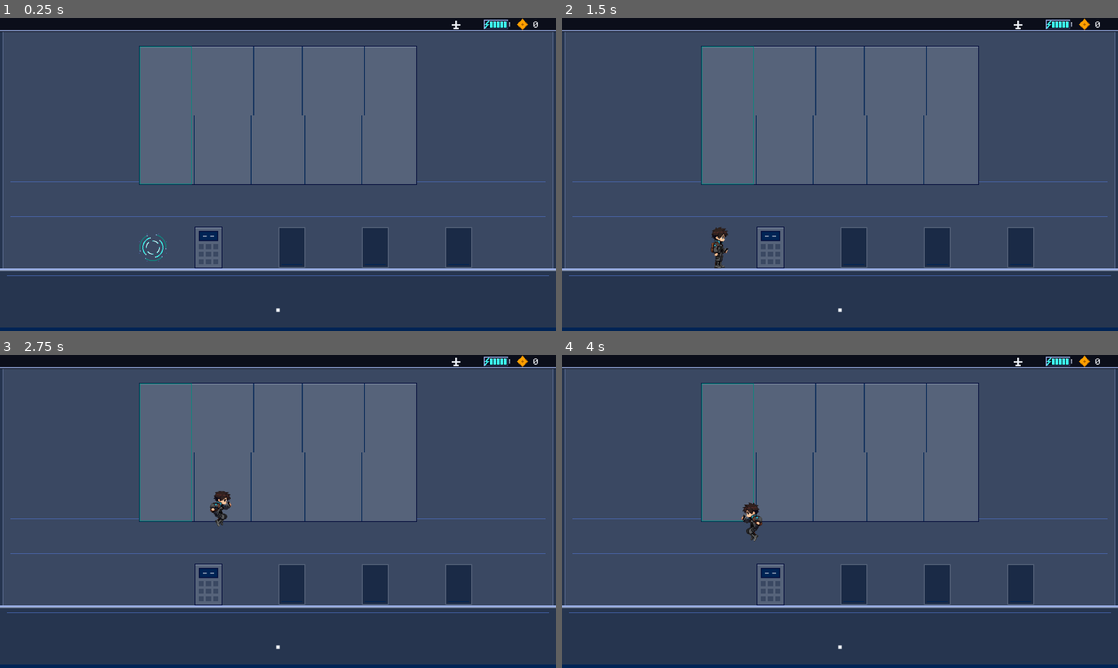
Above: before the commit, frames 1-4 (two rows, left to right).
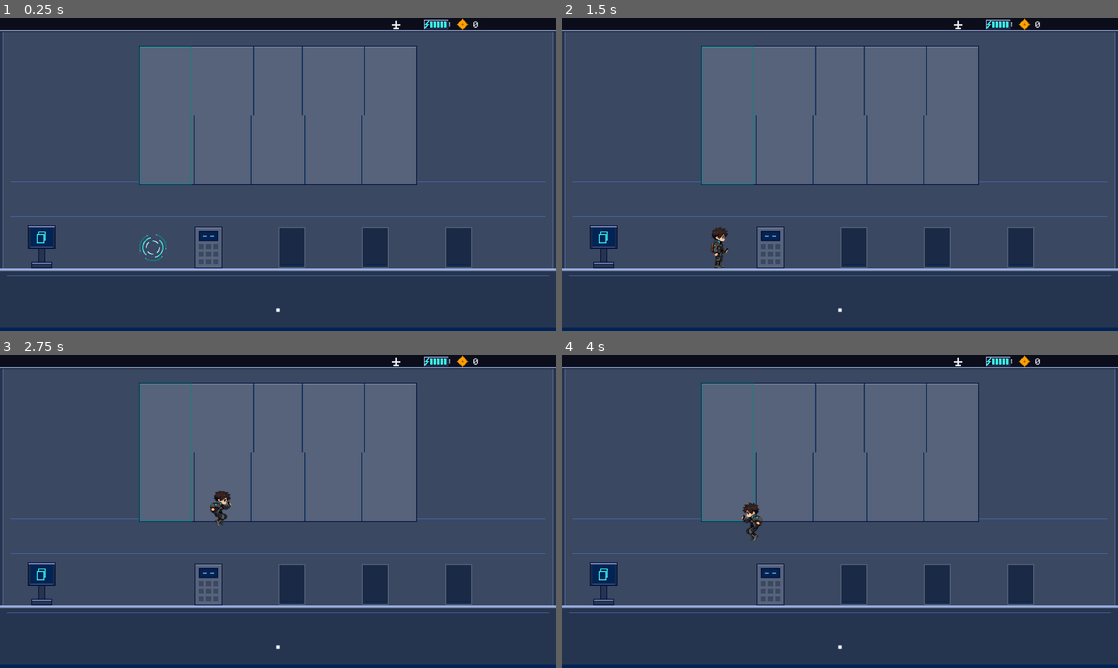
Above: after the commit, the same moments.

Repository: TKW04/Protocolo-Desconexion-
Game: Godot game, scene res://scenes/hub/hub.tscn
Two runs of this game, one before a commit and one after it. Both use one fixed random seed, a clock stepped at 60 frames per second and the inputs below. This scene is started directly instead of the project's main scene.
Inputs (mouse positions are in pixels of both pictures, inside the frame that each line leads up to):
- Up to frame 1 (0.25 s): no input
- Up to frame 2 (1.5 s): tap Enter (ui_accept) at 0.5 s; move the mouse to (962, 158) at 0.52 s; hold D (move_right) 0.53-1.25 s; tap F (laser) at 0.6 s; click (962, 158) at 0.67 s; tap Space (jump) at 0.77, 1.07 s; tap G (pulse) at 0.8 s; drag from (728, 190) to (812, 237) at 1.27 s
- Up to frame 3 (2.75 s): tap Enter (ui_accept) at 2 s; move the mouse to (333, 442) at 2.02 s; hold D (move_right) from 2.03 s (still down); tap Shift (run) at 2.1 s; tap Space (jump) at 2.3 s
- Up to frame 4 (4 s): release D (move_right) at 2.75 s; drag from (812, 574) to (673, 464) at 2.77 s; move the mouse to (1006, 558) at 3.52 s; hold A (move_left) from 3.53 s (still down); tap F (laser) at 3.6 s; tap Space (jump) at 3.77 s; tap G (pulse) at 3.8 s

The runs differ from the first frame. In frame 1, 0.8% of the frame differs, in the area x 5-97%, y 0-80%; in frame 2, 0.8%; in frame 3, 0.8%; in frame 4, 0.8%.

Commit message:
Hub real: estacion copia local para guardar
CopyLocalStation (celdas 1, 7-8, junto a P) con su panel: resumen de
progreso (ultimo nivel, puntos, vuelta, ultima copia y «Sin guardar» en
ambar / «Todo guardado»), Guardar con confirmacion que llama a
GameState.save_game() («Copia guardada» y destello cian) o «Todo esta
guardado» sin cambios, y Volver. El hub entra en el grupo de estaciones
de guardado del aviso al salir. El indicador del HUD guarda su sitio al
apagarse. Capturas con tools/render_hub.gd.

Co-Authored-By: Claude Sonnet 5.5 <noreply@anthropic.com>

Diff:
--- a/data/hub.json
+++ b/data/hub.json
@@ -31,7 +31,9 @@
 		"page_dot_row": 10,
 		"refill_on_enter": true,
 		"abilities_available": {"pulse": true, "debug": false},
-		"stations": [],
+		"stations": [
+			{"id": "copia_local", "node": "CopiaLocal", "scene": "res://scenes/hub/copy_local_station.tscn", "cell": [1, 7]}
+		],
 		"dormant": [
 			{"id": "calc", "node": "Calc", "kind": "calc_dormant", "col": 7, "size_px": [64, 96]},
 			{"id": "notas", "node": "SlotNotas", "kind": "slot", "col": 10, "size_px": [64, 96]},
@@ -50,6 +52,41 @@
 		"font": "res://assets/sprites/ui/text_font.fnt",
 		"font_size": 12,
 		"font_key_color": "#f2f4f8"
+	},
+	"copy_local": {
+		"_notes": "Estacion copia local (CopyLocalStation + CopyLocalPanel; propuesta §4.2 y §4.3). Resumen: ultimo nivel (GameState.current_level o el ultimo completado, con el name de level_data_pattern), puntos de atencion (ambar), vuelta (lap_names), ultima copia (GameState.saved_at en hora local) y estado (status_unsaved en ambar / status_saved). Guardar: sin cambios dice message_nothing_to_save; con cambios pide confirmacion (confirm_title, option_yes / option_no) y llama a GameState.save_game(); message_saved y destello cian del monitor (save_flash_s). Salto: desde la confirmacion vuelve al resumen; desde el resumen cierra. Solo glifos de la fuente de textos.",
+		"level_data_pattern": "res://data/levels/%s.json",
+		"save_flash_s": 0.3,
+		"texts": {
+			"title": "Copia local",
+			"confirm_title": "¿Guardar copia local?",
+			"last_level": "Último nivel: %s",
+			"level_with_id": "%s (%s)",
+			"no_level": "ninguno",
+			"points": "Puntos de atención: %d",
+			"lap": "Vuelta %d (%s)",
+			"lap_names": {"1": "Easy", "2": "Normal", "3": "Hard"},
+			"saved_at": "Última copia: %s",
+			"never_saved": "nunca",
+			"status_unsaved": "Sin guardar",
+			"status_saved": "Todo guardado",
+			"option_save": "Guardar",
+			"option_back": "Volver",
+			"option_yes": "Sí, guardar",
+			"option_no": "No",
+			"message_saved": "Copia guardada",
+			"message_nothing_to_save": "Todo está guardado",
+			"message_save_failed": "No se pudo guardar",
+			"help": "Arriba/abajo: elegir. Pulso: aceptar. Salto: volver"
+		},
+		"colors": {
+			"summary": "texto_tenue",
+			"points": "ambar",
+			"unsaved": "ambar",
+			"saved": "texto_tenue",
+			"message": "texto_claro",
+			"message_saved": "acento_cian"
+		}
 	},
 	"station": {
 		"_notes": "HubStation (patron de ExitTerminal, data/world1_objects.json exit_terminal). Medidas para una estacion de  …(695 unchanged characters)…
--- /dev/null
+++ b/scenes/hub/copy_local_station.tscn
@@ -0,0 +1,12 @@
+[gd_scene load_steps=2 format=3]
+
+[ext_resource type="Script" path="res://scripts/hub/copy_local_station.gd" id="1_station"]
+
+[node name="CopyLocalStation" type="Area2D" groups=["hub_station"]]
+collision_layer = 0
+collision_mask = 2
+monitorable = false
+script = ExtResource("1_station")
+station_id = &"copia_local"
+visual_kind = &"terminal"
+visual_icon = &"copy"
--- /dev/null
+++ b/scripts/hub/copy_local_panel.gd
@@ -0,0 +1,172 @@
+## Panel de la estacion «copia local» (docs/propuesta-hub-y-guardado.md §4.2;
+## paso 6 de §6.2). Textos y colores en la seccion copy_local de data/hub.json.
+## - Resumen de progreso: ultimo nivel, puntos de atencion, vuelta, ultima copia
+##   y el estado «Sin guardar» (ambar) / «Todo guardado».
+## - Opciones Guardar y Volver. Guardar sin cambios pendientes dice «Todo esta
+##   guardado» (no escribe); con cambios pide confirmacion («¿Guardar copia
+##   local?», Si / No) y al confirmar llama a GameState.save_game(): «Copia
+##   guardada» y destello cian en el monitor (senal saved).
+## - Salto: desde la confirmacion vuelve al resumen; desde el resumen cierra.
+class_name CopyLocalPanel
+extends HubPanel
+
+enum Mode { SUMMARY, CONFIRM }
+
+const OPTION_SAVE: StringName = &"save"
+const OPTION_BACK: StringName = &"back"
+const OPTION_YES: StringName = &"yes"
+const OPTION_NO: StringName = &"no"
+
+## Se intento guardar (ok = se escribio la copia).
+signal saved(ok: bool)
+
+var _copy: Dictionary = HubData.section("copy_local")
+var _mode: Mode = Mode.SUMMARY
+var _save_count: int = 0
+
+
+func _ready() -> void:
+	super._ready()
+	EventBus.unsaved_changes_changed.connect(_on_unsaved_changes_changed)
+
+
+func open() -> void:
+	_mode = Mode.SUMMARY
+	super.open()
+
+
+func get_mode() -> Mode:
+	return _mode
+
+
+func get_save_count() -> int:
+	return _save_count
+
+
+## Rellena el panel segun el modo y el estado de GameState.
+func refresh() -> void:
+	if _title == null:
+		return
+	var texts: Dictionary = _copy.get("texts", {})
+	var colors: Dictionary = _copy.get("colors", {})
+	var lines: Array = [
+		{"text": String(texts.get("last_level", "%s")) % last_level_text(), "color": colors.get("summary", "texto_tenue")},
+		{"text": String(texts.get("points", "%d")) % GameState.attention_points, "color": colors.get("points", "ambar")},
+		{"text": String(texts.get("lap", "%d %s")) % [GameState.lap, lap_name(GameState.lap)],
+			"color": colors.get("summary", "texto_tenue")},
+		{"text": String(texts.get("saved_at", "%s")) % saved_at_text(), "color": colors.get("summary", "texto_tenue")},
+		{"text": status_text(), "color": colors.get("unsaved" if GameState.has_unsaved_changes() else "saved", "texto_tenue")},
+	]
+	set_lines(lines)
+	if _mode == Mode.CONFIRM:
+		set_title(String(texts.get("confirm_title", "")))
+		set_options([{"id": OPTION_YES, "text": String(texts.get("option_yes", ""))},
+			{"id": OPTION_NO, "text": String(texts.get("option_no", ""))}])
+	else:
+		set_title(String(texts.get("title", "")))
+		set_options([{"id": OPTION_SAVE, "text": String(texts.get("option_save", ""))},
+			{"id": OPTION_BACK, "text": String(texts.get("option_back", ""))}])
+	set_help(String(texts.get("help", "")))
+	super.refresh()
+
+
+## Texto del estado: «Sin guardar» o «Todo guardado».
+func status_text() -> String:
+	var key: String = "status_unsaved" if GameState.has_unsaved_changes() else "status_saved"
+	return String(_copy.get("texts", {}).get(key, ""))
+
+
+## Ultimo nivel: el actual de GameState o, si no hay, el ultimo completado;
+## con su nombre de data/levels/<id>.json («Bandeja de entrada (1-1)»).
+func last_level_text() -> String:
+	var texts: Dictionary = _copy.get("texts", {})
+	var id: String = String(GameState.current_level)
+	if id.is_empty() and not GameState.completed_levels.is_empty():
+		id = String(GameState.completed_levels.keys().back())
+	if id.is_empty():
+		return String(texts.get("no_level", ""))
+	var name: String = level_name(id)
+	return id if name == id else String(texts.get("level_with_id", "%s (%s)")) % [name, id]
+
+
+## Nombre del nivel (campo name de su JSON) o el id.
+func level_name(level_id: String) -> String:
+	var path: String = String(_copy.get("level_data_pattern", "res://data/levels/%s.json")) % level_id
+	if not FileAccess.file_exists(path):
+		return level_id
+	var level: Variant = JSON.parse_string(FileAccess.get_file_as_string(path))
+	return String(level.get("name", level_id)) if level is Dictionary else level_id
+
+
+## Nombre de la vuelta (1 Easy, 2 Normal, 3 Hard).
+func lap_name(lap: int) -> String:
+	return String(_copy.get("texts", {}).get("lap_names", {}).get(str(lap), str(lap)))
+
+
+## Fecha de la ultima copia en hora local («2026-10-15 18:04») o «nunca».
+func saved_at_text() -> String:
+	if GameState.saved_at.is_empty():
+		return String(_copy.get("texts", {}).get("never_saved", ""))
+	var utc: String = GameState.saved_at.trim_suffix("Z")
+	var unix: int = Time.get_unix_time_from_datetime_string(utc)
+	var bias_min: int = int(Time.get_time_zone_from_system().get("bias", 0))
+	return Time.get_datetime_string_from_unix_time(unix + bias_min * 60, true).left(16)
+
+
+## Guarda ya (GameState.save_game) y muestra el resultado. Sin cambios no
+## escribe. Verdadero si todo quedo guardado.
+func save_now() -> bool:
+	var texts: Dictionary = _copy.get("texts", {})
+	var colors: Dictionary = _copy.get("colors", {})
+	_mode = Mode.SUMMARY
+	if not GameState.has_unsaved_changes():
+		refresh()
+		set_message(String(texts.get("message_nothing_to_save", "")), String(colors.get("message", "texto_claro")))
+		return true
+	var ok: bool = GameState.save_game()
+	if ok:
+		_save_count += 1
+	refresh()
+	set_message(String(texts.get("message_saved" if ok else "message_save_failed", "")),
+		String(colors.get("message_saved" if ok else "message", "texto_claro")))
+	saved.emit(ok)
+	return ok
+
+
+# --- HubPanel ---
+
+func _on_confirm(id: StringName) -> void:
+	match id:
+		OPTION_SAVE:
+			if not GameState.has_unsaved_changes():
+				save_now()
+				return
+			_mode = Mode.CONFIRM
+			_selected = 0
+			set_message("")
+			refresh()
+		OPTION_YES:
+			save_now()
+		OPTION_NO:
+			_back_to_summary()
+		OPTION_BACK:
+			close_requested.emit()
+
+
+func _on_cancel() -> void:
+	if _mode == Mode.CONFIRM:
+		_back_to_summary()
+	else:
+		close_requested.emit()
+
+
+func _back_to_summary() -> void:
+	_mode = Mode.SUMMARY
+	_selected = 0
+	set_message("")
+	refresh()
+
+
+func _on_unsaved_changes_changed(_has_changes: bool) -> void:
+	if is_open():
+		refresh()
--- /dev/null
+++ b/scripts/hub/copy_local_station.gd
@@ -0,0 +1,25 @@
+## Estacion «copia local» del hub (docs/propuesta-hub-y-guardado.md §4; paso 6
+## de §6.2): el unico sitio donde se guarda. Es un HubStation (pulso para
+## abrir, Isak de espaldas) con el panel CopyLocalPanel. Al guardar, destello
+## cian del monitor (save_flash_s de la seccion copy_local de data/hub.json).
+## Arte PROVISIONAL: monitor con el icono de copia (HubProvisionalArt
+## terminal/copy) hasta integrar assets/sprites/hub/local_copy/ (`frames`).
+class_name CopyLocalStation
+extends HubStation
+
+var _copy: Dictionary = HubData.section("copy_local")
+
+
+func get_copy_panel() -> CopyLocalPanel:
+	return get_panel() as CopyLocalPanel
+
+
+func _create_panel() -> HubPanel:
+	var panel := CopyLocalPanel.new()
+	panel.saved.connect(_on_saved)
+	return panel
+
+
+func _on_saved(ok: bool) -> void:
+	if ok:
+		flash(float(_copy.get("save_flash_s", 0.3)))
--- a/scripts/hub/hub_room.gd
+++ b/scripts/hub/hub_room.gd
@@ -14,12 +14,17 @@
 ## Estaciones (stations: escena HubStation en una celda) y huecos apagados del
 ## dock (dormant: Calc dormida sin logica aun y siluetas de Notas, Linterna y
 ## Papelera) se crean desde los datos, con arte PROVISIONAL (HubProvisionalArt)
-## en un nodo "Visual" sustituible por el arte final (`frames`).
+## en un nodo "Visual" sustituible por el arte final (`frames`). La copia local
+## (CopyLocalStation) guarda; mientras el hub esta abierto, el aviso al salir
+## con cambios ofrece guardar (grupo QuitGuard.SAVE_STATION_GROUP).
 ## AUN NO esta en el flujo del juego (paso 9): LevelRunner sigue llevando a
 ## hub_placeholder. Se prueba abriendo scenes/hub/hub.tscn o con
 ## tools/render_hub.gd.
 class_name HubRoom
 extends Node2D
+
+## Estacion donde se guarda (copia local).
+const SAVE_STATION_ID: StringName = &"copia_local"
 
 ## Isak termino de llegar (tiene el control).
 signal arrived
@@ -62,6 +67,7 @@
 	_build_room()
 	_build_dormant()
 	_build_stations()
+	add_to_group(QuitGuard.SAVE_STATION_GROUP)
 	if bool(_room.get("refill_on_enter", true)):
 		GameState.refill_debug_energy()
 		GameState.sync_rate = GameState.get_sync_rate_max()
@@ -72,6 +78,12 @@
 
 
 # --- Consultas ---
+
+## Se puede guardar aqui (QuitGuard: el aviso al salir ofrece «Guardar y
+## salir»): el hub tiene la estacion copia local.
+func can_save_now() -> bool:
+	return is_inside_tree() and get_station(SAVE_STATION_ID) != null
+
 
 func get_isak() -> Isak:
 	return _isak
--- a/scripts/ui/hud.gd
+++ b/scripts/ui/hud.gd
@@ -481,8 +481,10 @@
 	return _hub_mode and _airplane.visible and not _signal.visible
 
 
+## El indicador ocupa siempre su sitio (la fila no se mueve al guardar): se
+## oculta con la opacidad.
 func is_unsaved_indicator_shown() -> bool:
-	return _hub_mode and _unsaved_box.visible
+	return _hub_mode and _unsaved_box.modulate.a > 0.0
 
 
 func get_unsaved_text() -> String:
@@ -495,7 +497,7 @@
 
 func _on_unsaved_changes_changed(has_changes: bool) -> void:
 	if _unsaved_box != null:
-		_unsaved_box.visible = has_changes
+		_unsaved_box.modulate.a = 1.0 if has_changes else 0.0
 
 
 func _on_debug_activation_progress_changed(progress: float) -> void:
--- /dev/null
+++ b/tests/test_copy_local_station.gd
@@ -0,0 +1,149 @@
+# Estacion «copia local» del hub real (CopyLocalStation + CopyLocalPanel; paso
+# 6 de docs/propuesta-hub-y-guardado.md §6.2): el pulso abre el panel con el
+# resumen (ultimo nivel, puntos, vuelta, ultima copia, «Sin guardar» en ambar);
+# Guardar pide confirmacion y escribe con GameState.save_game() en la ruta de
+# pruebas; despues el indicador del HUD se apaga. Sin cambios no escribe.
+# Nunca toca el user://save.json del jugador.
+extends GutTest
+
+const HUB_SCENE: PackedScene = preload("res://scenes/hub/hub.tscn")
+const PATH: String = "user://test_copy_local.json"
+const T: float = 64.0
+
+var _hub: HubRoom
+var _station: CopyLocalStation
+var _panel: CopyLocalPanel
+var _isak: Isak
+var _saved_path: String
+var _saved_level: StringName
+var _saved_pulse: bool
+
+
+func before_each() -> void:
+	_saved_path = GameState.save_path
+	_saved_level = GameState.current_level
+	_saved_pulse = GameState.is_ability_unlocked(GameState.ABILITY_PULSE)
+	GameState.use_save_path(PATH, true)
+	_hub = HUB_SCENE.instantiate() as HubRoom
+	add_child(_hub)
+	var vortex: WarpVortex = _hub.get_arrival_vortex()
+	if vortex != null:
+		vortex.advance(5.0)
+	_isak = _hub.get_isak()
+	_isak.input = PlayerInput.new()
+	_station = _hub.get_station(&"copia_local") as CopyLocalStation
+	_panel = _station.get_copy_panel() if _station != null else null
+
+
+func after_each() -> void:
+	if is_instance_valid(_hub):
+		_hub.free()
+	SaveFile.delete(PATH)
+	GameState.reset_progress()
+	GameState.save_path = _saved_path
+	GameState.current_level = _saved_level
+	GameState.set_ability_unlocked(GameState.ABILITY_PULSE, _saved_pulse)
+
+
+func _progress() -> void:
+	GameState.current_level = &"1-1"
+	GameState.attention_points = 9
+	GameState.mark_level_completed(&"1-1")
+
+
+func _open_with_pulse() -> void:
+	_isak.global_position = Vector2(2.6 * T, _hub.get_floor_y())
+	_isak.facing = -1.0
+	await wait_physics_frames(6)
+	_station.advance(0.1)
+	_isak.set_pulse_area_active(true)
+
+
+func test_copy_local_is_in_the_hub_next_to_p() -> void:
+	assert_not_null(_station, "Estacion copia_local")
+	assert_eq(_station.position, Vector2(1.0 * T, 7.0 * T), "Celdas (1, 7-8)")
+	assert_eq(_station.position.y + _station.get_size().y, _hub.get_floor_y(), "Apoyada en el dock")
+	assert_true(_hub.can_save_now())
+	assert_true(QuitGuard.can_save_here(get_tree()), "El aviso al salir ofrece guardar en el hub")
+
+
+func test_pulse_opens_the_summary_with_isak_facing_back() -> void:
+	_progress()
+	await _open_with_pulse()
+	assert_true(_station.is_panel_open(), "El pulso abre el panel")
+	assert_true(_isak.is_facing_back())
+	assert_eq(_panel.get_mode(), CopyLocalPanel.Mode.SUMMARY)
+	assert_eq(_panel.get_title(), "Copia local")
+	assert_eq(_panel.get_lines(), PackedStringArray([
+		"Último nivel: Bandeja de entrada (1-1)",
+		"Puntos de atención: 9",
+		"Vuelta 1 (Easy)",
+		"Última copia: nunca",
+		"Sin guardar"]))
+	assert_eq(_panel.get_line_color(4), Color.html("#ffa000"), "Sin guardar en ambar")
+	assert_eq(_panel.get_option_ids(), [CopyLocalPanel.OPTION_SAVE, CopyLocalPanel.OPTION_BACK] as Array[StringName])
+
+
+func test_save_asks_for_confirmation_then_writes_and_clears_the_indicator() -> void:
+	_progress()
+	var hud: Hud = _hub.get_hud()
+	assert_true(hud.is_unsaved_indicator_shown(), "Indicador encendido antes de guardar")
+	await _open_with_pulse()
+	_panel.select_option(CopyLocalPanel.OPTION_SAVE)
+	_panel.confirm()
+	assert_eq(_panel.get_mode(), CopyLocalPanel.Mode.CONFIRM, "Pide confirmacion")
+	assert_eq(_panel.get_title(), "¿Guardar copia local?")
+	assert_false(FileAccess.file_exists(PATH), "Aun no escribe")
+	_panel.select_option(CopyLocalPanel.OPTION_YES)
+	_panel.confirm()
+	assert_true(FileAccess.file_exists(PATH), "Escribe en la ruta de pruebas")
+	assert_eq(GameState.save_path, PATH)
+	assert_false(GameState.has_unsaved_changes())
+	assert_false(hud.is_unsaved_indicator_shown(), "El indicador del HUD se apaga")
+	assert_eq(_panel.get_lines()[4], "Todo guardado")
+	assert_eq(_panel.get_message(), "Copia guardada")
+	assert_eq(_panel.get_mode(), CopyLocalPanel.Mode.SUMMARY)
+	assert_eq(_panel.get_save_count(), 1)
+	assert_true(_station.is_flashing(), "Destello cian del monitor")
+	assert_ne(_panel.get_lines()[3], "Última copia: nunca", "Muestra la fecha de la copia")
+	var data: Dictionary = SaveFile.read(PATH)
+	assert_eq(int(data.get("attention_points", -1)), 9)
+
+
+func test_nothing_to_save_does_not_write() -> void:
+	await _open_with_pulse()
+	assert_false(GameState.has_unsaved_changes())
+	assert_eq(_panel.get_lines()[4], "Todo guardado")
+	_panel.select_option(CopyLocalPanel.OPTION_SAVE)
+	_panel.confirm()
+	assert_eq(_panel.get_mode(), CopyLocalPanel.Mode.SUMMARY, "Sin confirmacion")
+	assert_eq(_panel.get_message(), "Todo está guardado")
+	assert_false(FileAccess.file_exists(PATH), "No escribe")
+
+
+func test_no_and_jump_in_the_confirmation_go_back_without_saving() -> void:
+	_progress()
+	await _open_with_pulse()
+	_panel.select_option(CopyLocalPanel.OPTION_SAVE)
+	_panel.confirm()
+	_panel.select_option(CopyLocalPanel.OPTION_NO)
+	_panel.confirm()
+	assert_eq(_panel.get_mode(), CopyLocalPanel.Mode.SUMMARY)
+	_panel.select_option(CopyLocalPanel.OPTION_SAVE)
+	_panel.confirm()
+	_panel.cancel()
+	assert_eq(_panel.get_mode(), CopyLocalPanel.Mode.SUMMARY, "Salto vuelve al resumen")
+	assert_true(_station.is_panel_open(), "Sin cerrar el panel")
+	assert_false(FileAccess.file_exists(PATH))
+	assert_true(GameState.has_unsaved_changes())
+
+
+func test_back_closes_and_returns_control() -> void:
+	await _open_with_pulse()
+	_panel.select_option(CopyLocalPanel.OPTION_BACK)
+	_panel.confirm()
+	assert_false(_station.is_panel_open())
+	await wait_physics_frames(4)
+	assert_false(_isak.is_facing_back(), "Isak vuelve de perfil")
+	_panel.cancel()
+	assert_false(_station.is_panel_open(), "Cerrado sigue cerrado")
--- /dev/null
+++ b/tools/render_hub.gd
@@ -0,0 +1,120 @@
+## Capturas a 1:1 (1280x720) del hub REAL (scenes/hub/hub.tscn, abierto
+## directamente: aun no esta en el flujo del juego) con arte provisional. Usa
+## su propio guardado (user://render_hub_save.json, se borra al terminar), nunca
+## el del jugador. Antes de entrar simula haber completado el 1-1 con 9 puntos
+## (cambios sin guardar).
+##   01_llegada_vortice.png      Isak materializandose en P por el vortice
+##   02_hub_llegada.png          Isak en P con el control; HUD con Modo Avion y «Sin guardar»
+##   03_copia_local_prompt.png   Isak junto a la copia local: tecla del pulso
+##   04_copia_local_panel.png    panel abierto (resumen) con Isak de espaldas
+##   05_copia_local_confirmar.png confirmacion «¿Guardar copia local?»
+##   06_copia_guardada.png       «Copia guardada», destello y el indicador apagado
+## Necesita ventana (no funciona con --headless).
+## Uso: Godot --path . -s tools/render_hub.gd [-- carpeta_salida]
+extends SceneTree
+
+const SCENE: String = "res://scenes/hub/hub.tscn"
+const DEFAULT_OUT: String = "user://hub"
+const SAVE_PATH: String = "user://render_hub_save.json"
+const TILE: float = 64.0
+const WAIT_FRAMES: int = 60 * 20
+
+var _hub: Node
+var _ok: bool = true
+
+
+func _init() -> void:
+	_run.call_deferred()
+
+
+func _run() -> void:
+	var args: PackedStringArray = OS.get_cmdline_user_args()
+	var out_dir: String = args[0] if args.size() > 0 else ProjectSettings.globalize_path(DEFAULT_OUT)
+	DirAccess.make_dir_recursive_absolute(out_dir)
+	var state: Node = root.get_node(^"GameState")
+	state.call(&"use_save_path", SAVE_PATH, true)
+	state.set(&"current_level", &"1-1")
+	state.set(&"attention_points", 9)
+	state.call(&"mark_level_completed", &"1-1")
+	_hub = (load(SCENE) as PackedScene).instantiate()
+	root.add_child(_hub)
+	# 1. Llegada: el vortice cerrandose con Isak a medias.
+	var vortex: Node = _hub.call(&"get_arrival_vortex")
+	_check(vortex != null, "no hay vortice de llegada")
+	_check(await _wait(func() -> bool:
+		return is_instance_valid(vortex) and int(vortex.call(&"get_phase")) == 3 \
+			and (vortex.get_node(^"Sprite") as AnimatedSprite2D).frame >= 1), "el vortice no se cierra")
+	await _save_frozen(out_dir, "01_llegada_vortice.png")
+	_check(await _wait(func() -> bool: return _hub.call(&"has_arrived")), "Isak no llega")
+	await _frames(20)
+	await _save(out_dir, "02_hub_llegada.png")
+	# 3. Junto a la copia local.
+	var station: Node = _hub.call(&"get_station", &"copia_local")
+	var isak: Node2D = _hub.call(&"get_isak")
+	var fake: RefCounted = (load("res://scripts/player/player_input.gd") as GDScript).new()
+	isak.set(&"input", fake)
+	fake.set(&"move_axis", -1.0)
+	_check(await _wait(func() -> bool: return isak.global_position.x < 3.0 * TILE), "Isak no llega a la estacion")
+	isak.global_position = Vector2(2.6 * TILE, isak.global_position.y)
+	fake.set(&"move_axis", 0.0)
+	await _frames(30)
+	_check(station.call(&"is_key_hint_visible"), "no sale la tecla del pulso")
+	await _save(out_dir, "03_copia_local_prompt.png")
+	# 4. Pulso: panel abierto con Isak de espaldas.
+	fake.set(&"pulse_pressed", true)
+	await physics_frame
+	await physics_frame
+	fake.set(&"pulse_pressed", false)
+	_check(await _wait(func() -> bool: return station.call(&"is_panel_open") and isak.call(&"is_facing_back")),
+		"no se abre el panel")
+	await _frames(20)
+	await _save(out_dir, "04_copia_local_panel.png")
+	var panel: Node = station.call(&"get_copy_panel")
+	panel.call(&"select_option", &"save")
+	panel.call(&"confirm")
+	await _frames(4)
+	await _save(out_dir, "05_copia_local_confirmar.png")
+	panel.call(&"select_option", &"yes")
+	panel.call(&"confirm")
+	_check(not state.call(&"has_unsaved_changes"), "no se guardo")
+	await _frames(2)
+	await _save_frozen(out_dir, "06_copia_guardada.png")
+	print("render_hub: %s" % ("OK" if _ok else "FALLO"))
+	_hub.queue_free()
+	await process_frame
+	state.call(&"use_save_path", SAVE_PATH, true)
+	quit(0 if _ok else 1)
+
+
+func _wait(cond: Callable) -> bool:
+	for i: int in WAIT_FRAMES:
+		if cond.call():
+			return true
+		await process_frame
+	return false
+
+
+func _frames(n: int) -> void:
+	for i: int in n:
+		await process_frame
+
+
+func _check(ok: bool, why: String) -> void:
+	if not ok:
+		_ok = false
+		push_error("render_hub: " + why)
+
+
+## Captura con el arbol en pausa (la fase actual no avanza mientras se guarda).
+func _save_frozen(out_dir: String, file_name: String) -> void:
+	paused = true
+	await _save(out_dir, file_name)
+	paused = false
+
+
+func _save(out_dir: String, file_name: String) -> void:
+	await process_frame
+	await RenderingServer.frame_post_draw
+	var path: String = out_dir.path_join(file_name)
+	var err: Error = root.get_texture().get_image().save_png(path)
+	print("render_hub: %s (%s)" % [path, error_string(err)])
Not shown, added: scripts/hub/copy_local_panel.gd.uid
Not shown, added: scripts/hub/copy_local_station.gd.uid
Not shown, added: tests/test_copy_local_station.gd.uid
Not shown, added: tools/render_hub.gd.uid
